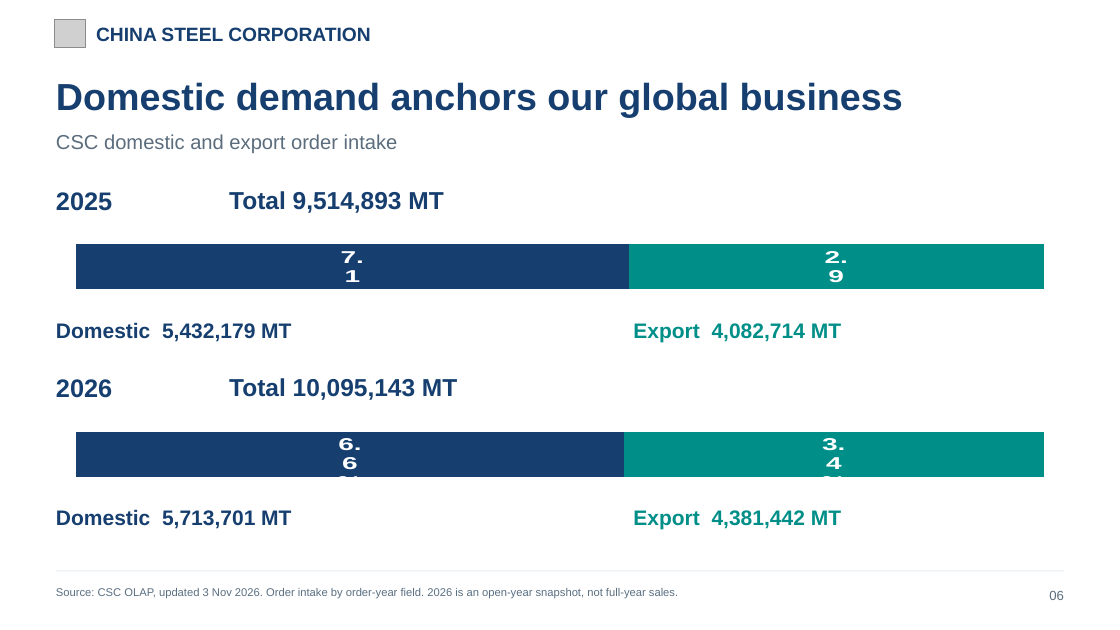
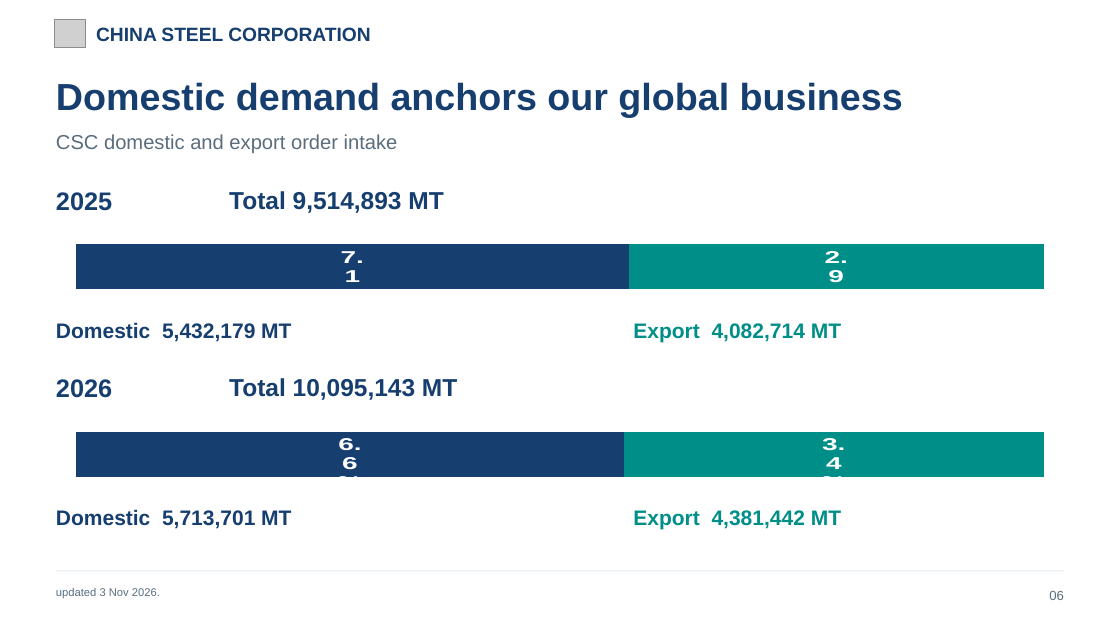
Before and after one commit to evawang0328/csc-germany-uk-trip-2026, a slide deck: slide 7 of CSC_Europe_Nov2026_20261109.pptx. Drawn at 1120x630 pixels with LibreOffice and Linux fonts; fonts in the diff are those of the drawing; grey boxes stand for pictures. Boxes give left, top, right and bottom in pixels: in the first picture for what was removed or moved away, otherwise in the second. Text is boxed around its words. In the diff, an @@ line names an element or a change of style, - is before the commit and + after.

```diff
--- a/CSC_Europe_Nov2026_20261109.pptx
+++ b/CSC_Europe_Nov2026_20261109.pptx
@@ text at (56,588,160,598): text changed @@
-Source: CSC OLAP, updated 3 Nov 2026. Order intake by order-year field. 2026 is an open-year snapshot, not full-year sales.
+updated 3 Nov 2026.
```
Also in this commit, not shown: 3 other slides changed, 1 other file.
